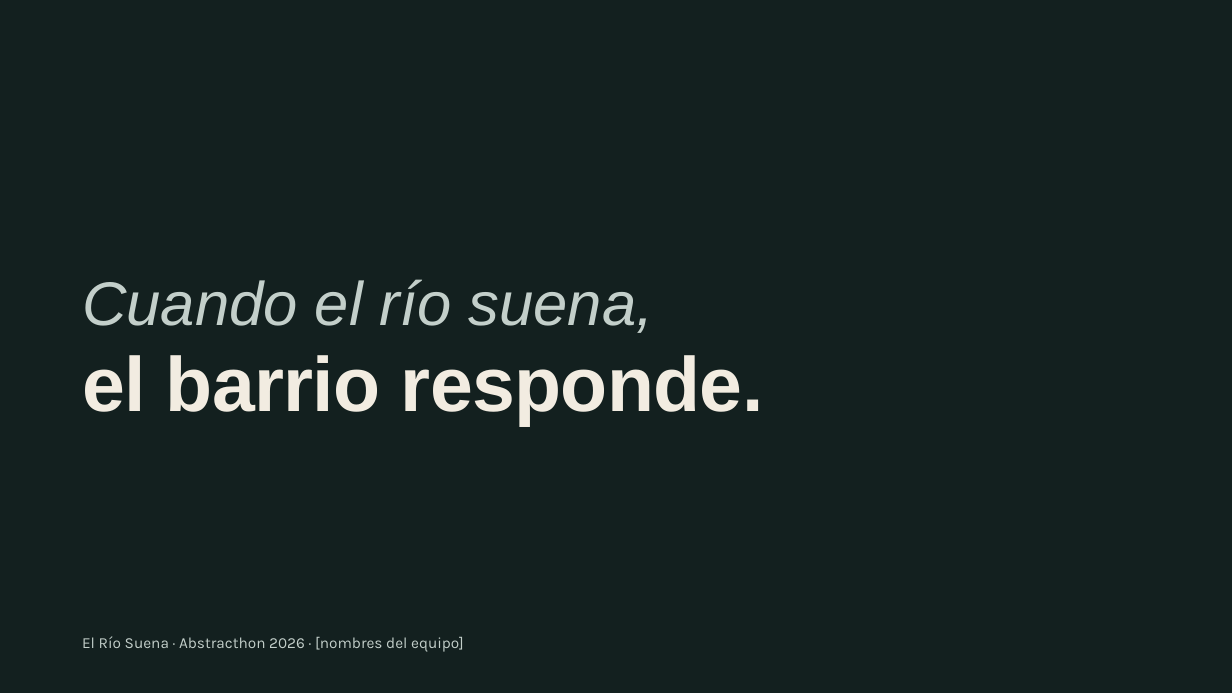
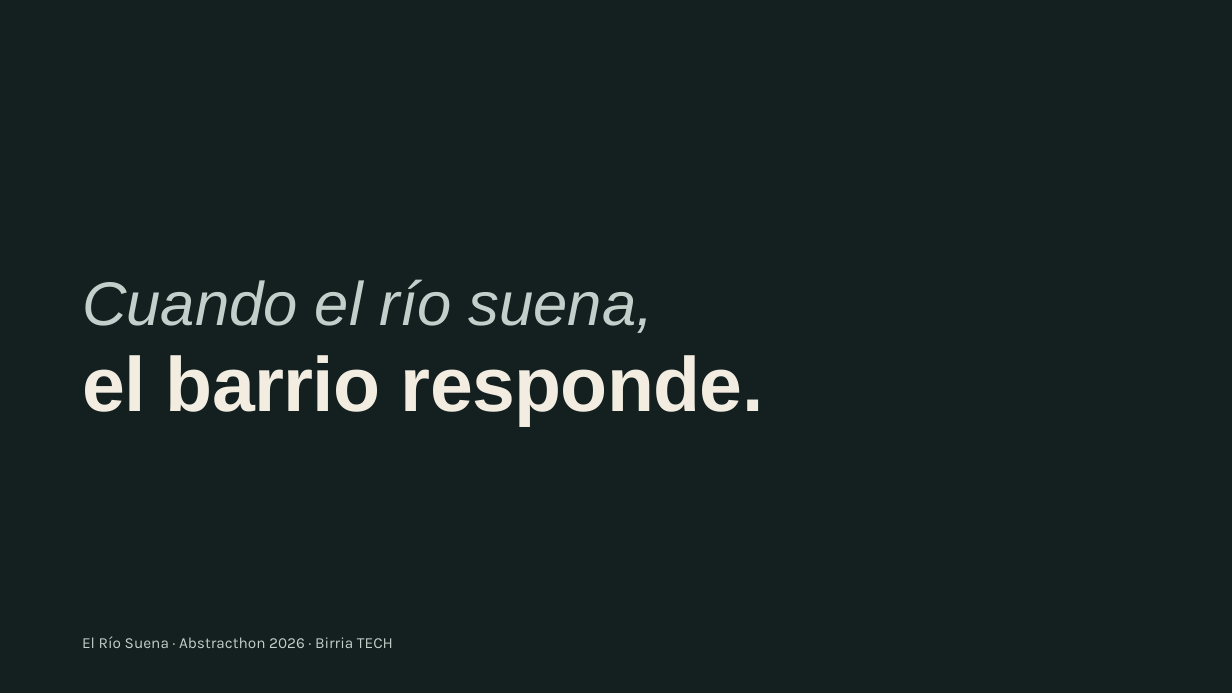
Before and after one commit to NeckHurtttt/birria-tech, a slide deck: slide 13 of El Río Suena · Pitch.pptx (slide 12 before the commit). Drawn at 1232x693 pixels with LibreOffice and Linux fonts; fonts in the diff are those of the drawing; background and template pictures are left out. Boxes give left, top, right and bottom in pixels: in the first picture for what was removed or moved away, otherwise in the second. Text is boxed around its words. In the diff, an @@ line names an element or a change of style, - is before the commit and + after.

```diff
--- a/El Río Suena · Pitch.pptx
+++ b/El Río Suena · Pitch.pptx
@@ text at bbox=[82, 636, 393, 648]: text changed @@
-El Río Suena · Abstracthon 2026 · [nombres del equipo]
+El Río Suena · Abstracthon 2026 · Birria TECH
```
Also in this commit, not shown: 4 other slides changed, 1 slide added, 17 other files.
